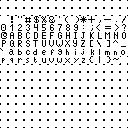
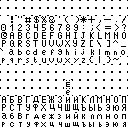
The second 128×128 image is a revision of the first. Changes to its layers:
painted on "Фон" over [0, 80, 128, 128]
